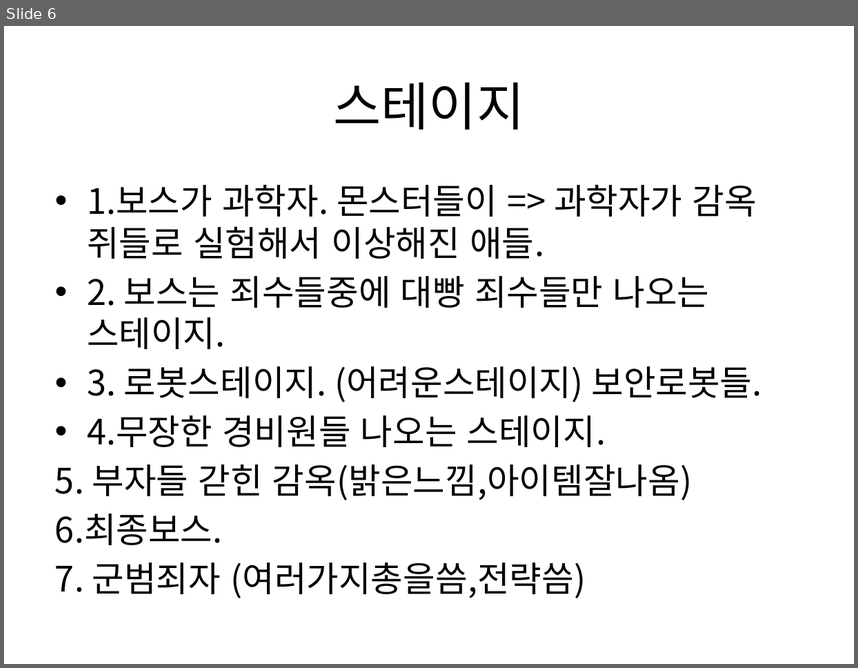
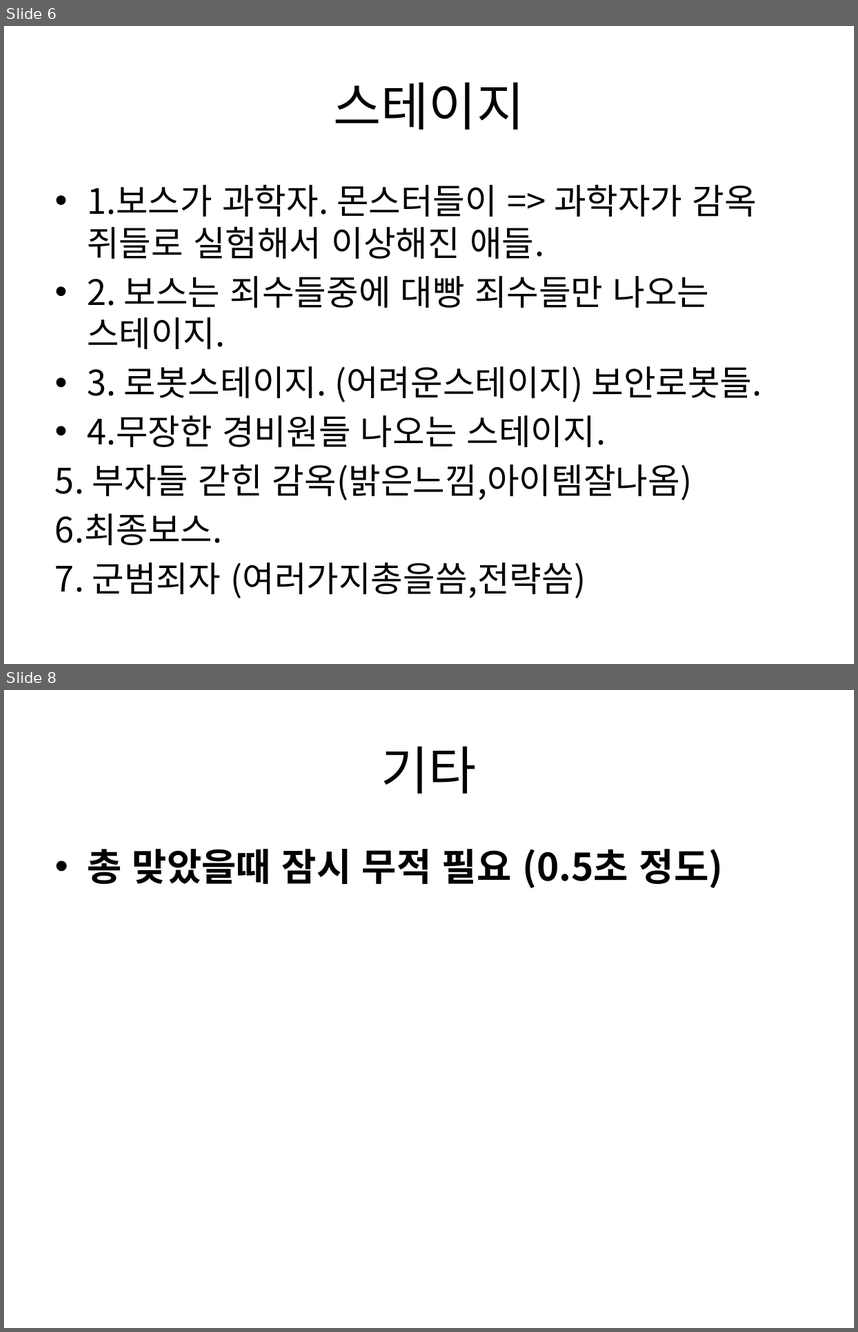
Before and after one commit to gkdlgndpdu/EscapeJail, a slide deck: EscapeJail/Assets/기획/스테이지1기획.pptx. Shown one above the other, each under a label of ours: slide 6 before the commit, slides 6 and 8 after it; the slides between them are not shown. The pictures are 858x668 and 858x1332 pixels, drawn with LibreOffice and Linux fonts; fonts in the diff are those of the drawing. Boxes give left, top, right and bottom in pixels: in the first picture for what was removed or moved away, otherwise in the second. Text is boxed around its words. In the diff, an @@ line names an element or a change of style, - is before the commit and + after.

```diff
--- a/EscapeJail/Assets/기획/스테이지1기획.pptx
+++ b/EscapeJail/Assets/기획/스테이지1기획.pptx
@@ slide 8 added at <box>4,690,854,1328</box>, background #FFFFFF @@
@@ title added at <box>381,746,477,793</box>, 44 pt, text #000000 @@
+기타
@@ text added at <box>87,849,724,888</box>, 32 pt, text #000000, bold @@
+• 총 맞았을때 잠시 무적 필요 (0.5초 정도)
```
Also in this commit, not shown: 1 slide changed, 12 other files.
